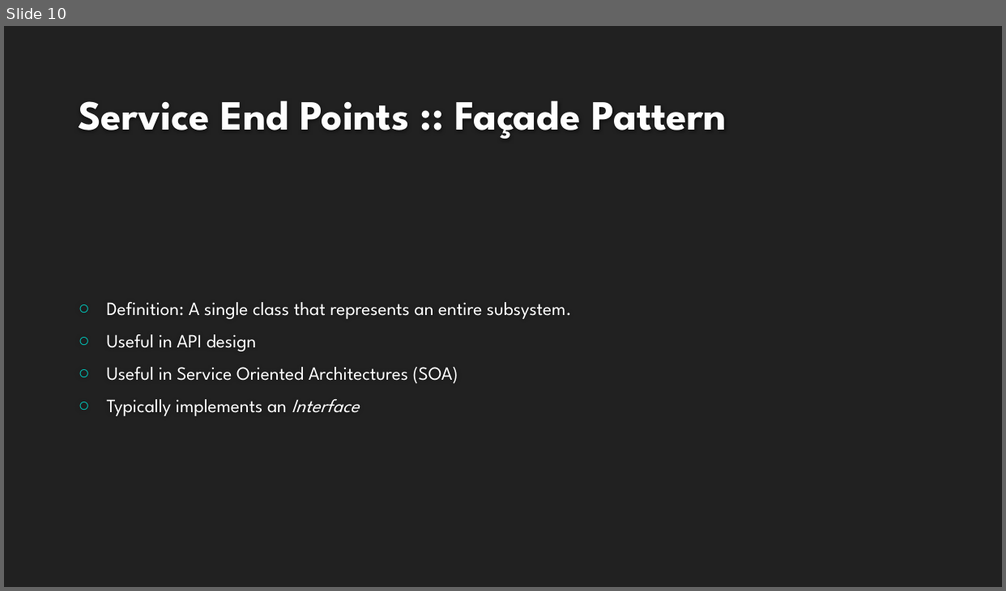
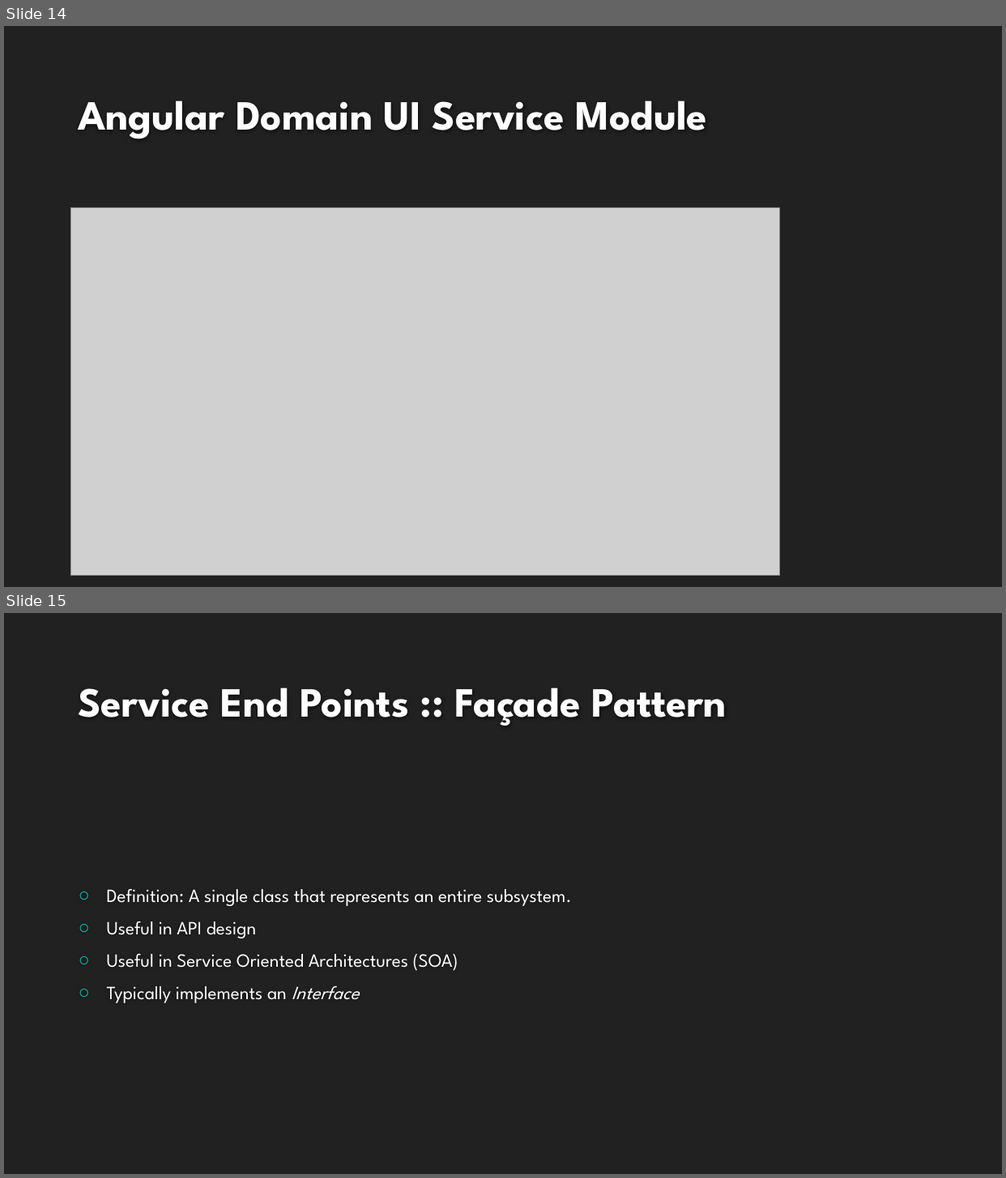
Before and after one commit to buildmotion/better-business-logic-with-typescript, a slide deck: Presentation/Better Business Logic with Typescript.pptx. Shown one above the other, each under a label of ours: slide 10 before the commit, slides 14 and 15 after it. The pictures are 1006x591 and 1006x1178 pixels, drawn with LibreOffice and Linux fonts; fonts in the diff are those of the drawing; grey boxes stand for pictures; background and template pictures are left out. Boxes give left, top, right and bottom in pixels: in the first picture for what was removed or moved away, otherwise in the second. Text is boxed around its words. In the diff, an @@ line names an element or a change of style, - is before the commit and + after.

```diff
--- a/Presentation/Better Business Logic with Typescript.pptx
+++ b/Presentation/Better Business Logic with Typescript.pptx
@@ slide 14 added at bbox=[4, 26, 1002, 587], background #212121 @@
@@ title added at bbox=[78, 101, 707, 139], 40 pt, text #FEFEFE, bold @@
+Angular Domain UI Service Module
@@ picture added at bbox=[71, 208, 780, 575] @@
@@ what was slide 10 is now slide 15 @@
```
Also in this commit, not shown: 9 other slides added, 38 other files.
